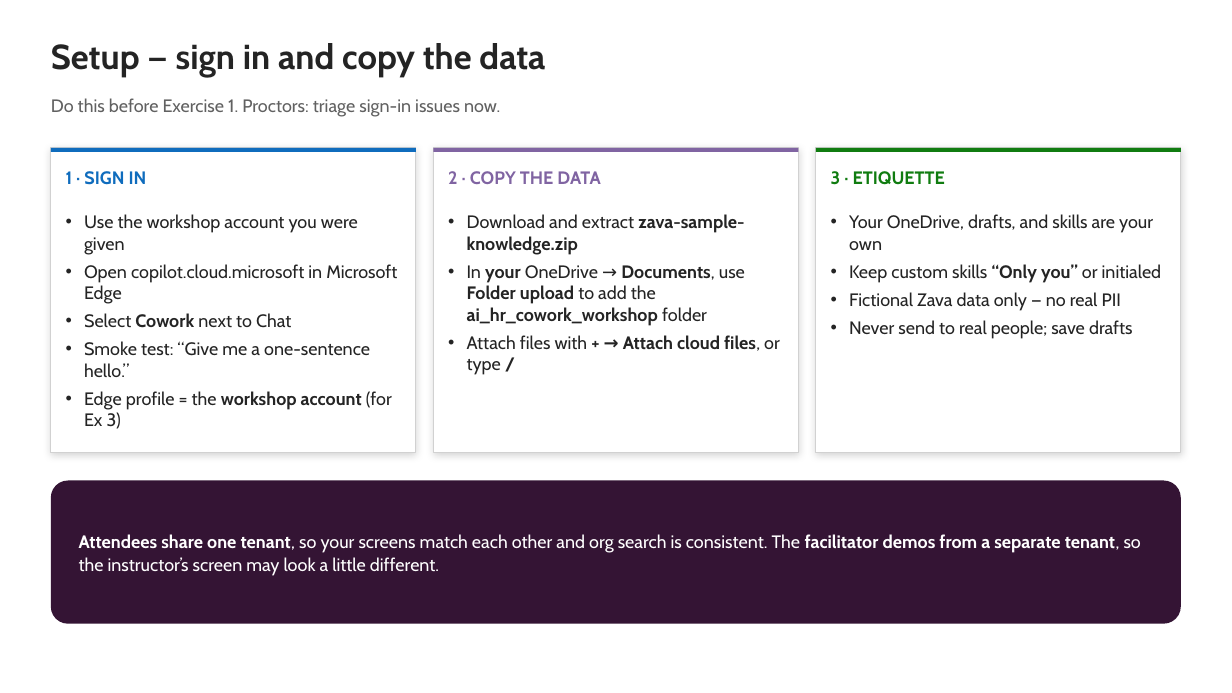
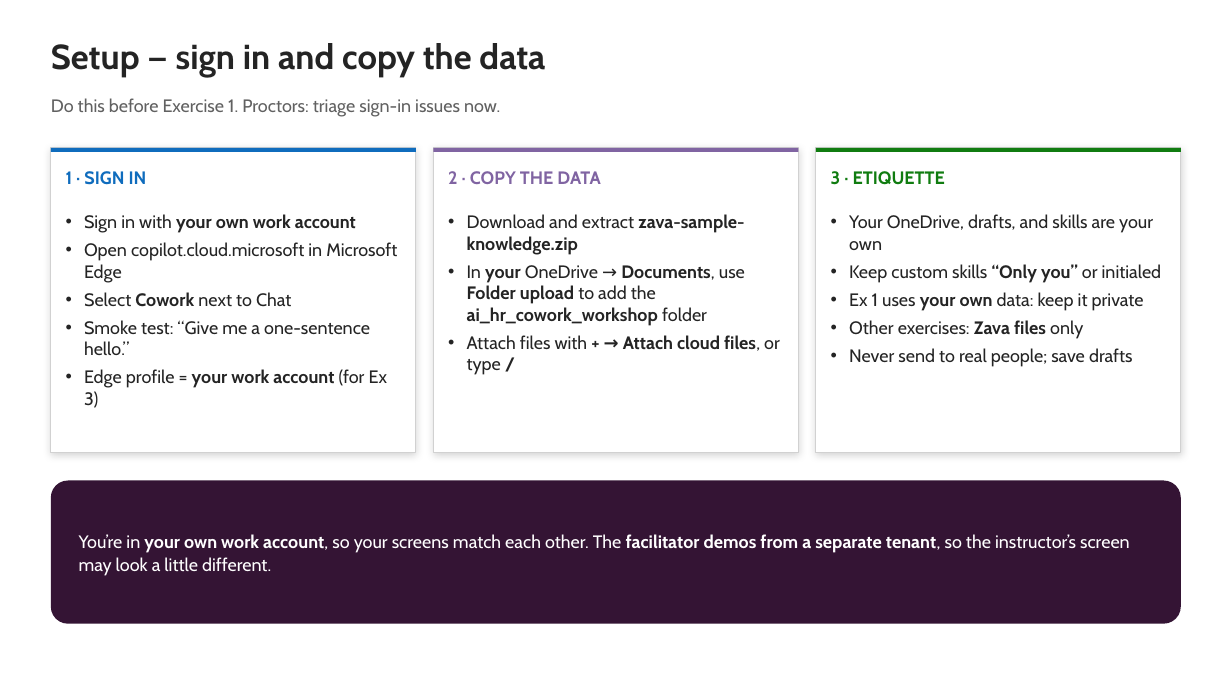
Before and after one commit to ragage/ai_hr_cowork_workshop, a slide deck: slide 9 of instructor/instructor-deck.pptx. Drawn at 1232x693 pixels with LibreOffice and Linux fonts; fonts in the diff are those of the drawing. Boxes give left, top, right and bottom in pixels: in the first picture for what was removed or moved away, otherwise in the second. Text is boxed around its words. In the diff, an @@ line names an element or a change of style, - is before the commit and + after.

```diff
--- a/instructor/instructor-deck.pptx
+++ b/instructor/instructor-deck.pptx
@@ text at box(84, 214, 356, 233): text changed; bold on @@
-• Use the workshop account you were given
+• Sign in with your own work account
@@ text at box(849, 292, 1144, 339): text changed @@
-• Fictional Zava data only — no real PII
+• Ex 1 uses your own data: keep it private
+• Other exercises: Zava files only
@@ text at box(84, 369, 387, 408): text changed @@
-• Edge profile = the workshop account (for Ex 3)
+• Edge profile = your work account (for Ex 3)
@@ text at box(79, 534, 1130, 576): text changed @@
-Attendees share one tenant, so your screens match each other and org search is consistent. The facilitator demos from a separate tenant, so the instructor’s screen may look a little different.
+You’re in your own work account, so your screens match each other. The facilitator demos from a separate tenant, so the instructor’s screen may look a little different.
```
Also in this commit, not shown: 24 other slides changed, 44 other files.
